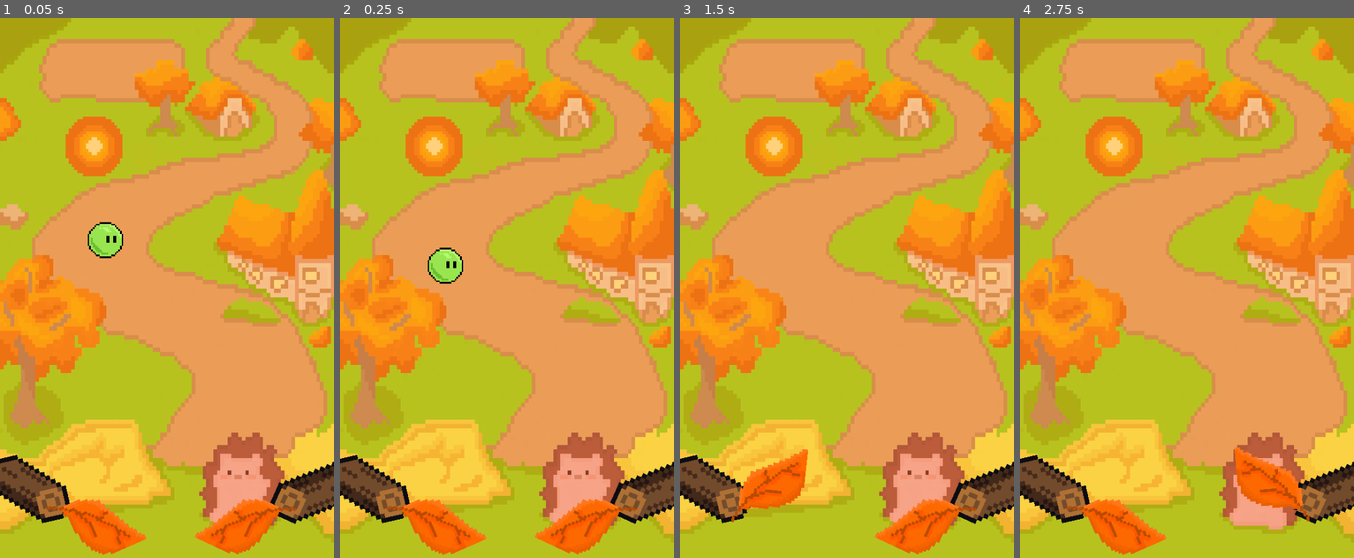
Above: before the commit, frames 1-4 (left to right).
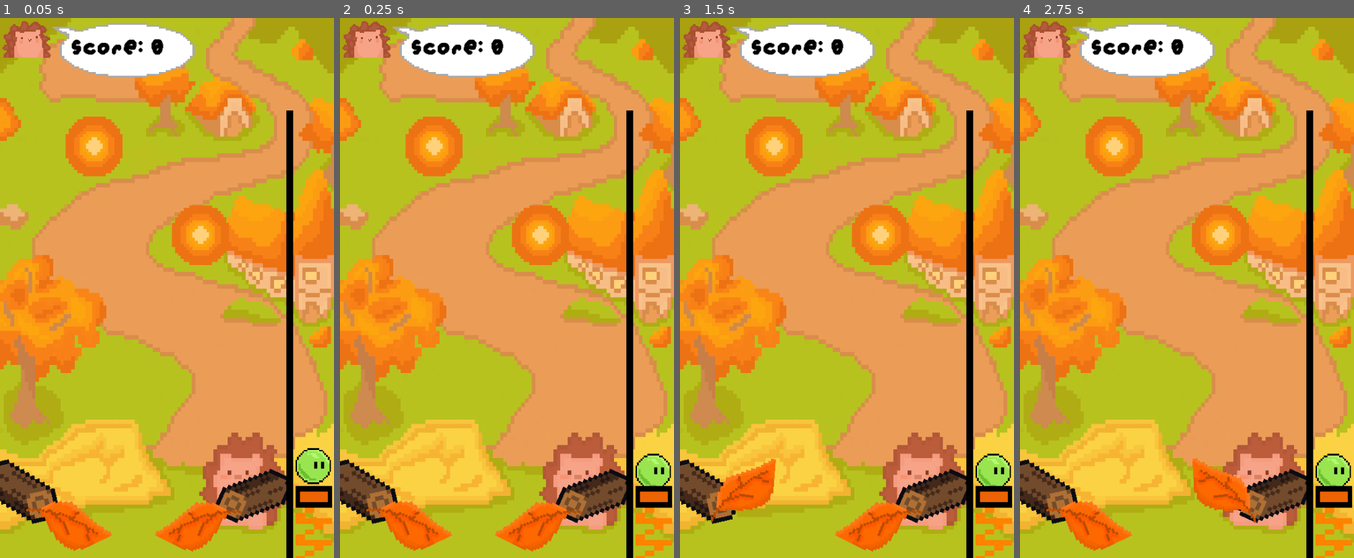
Above: after the commit, the same moments.

Repository: ILikeSloths24/HAVEN-GAME-JAM
Game: Godot game, scene res://SCENES/game.tscn
The game is run twice, just before and just after one commit, with the same random seed, the same clock (stepped at 60 frames per second) and the same inputs.
Inputs:
- Up to frame 1 (0.05 s): no input
- Up to frame 2 (0.25 s): no input
- Up to frame 3 (1.5 s): hold E (Right flipper) 0.53-1.28 s; tap W (launch, bound only after the commit) at 0.6, 1.35 s; hold Q (Left flipper) from 1.28 s (still down)
- Up to frame 4 (2.75 s): tap Enter at 2 s; release Q (Left flipper) at 2.03 s; hold E (Right flipper) from 2.03 s (still down); tap W (launch, bound only after the commit) at 2.1 s

The runs differ from the first frame. In frame 1, 16% of the frame differs, in the area x 0-100%, y 0-100%; in frame 2, 16%; in frame 3, 15%; in frame 4, 15%.

Commit message:
added daven score counter, shooter

Diff:
--- a/pin-bounce/SCENES/bumper.gd
+++ b/pin-bounce/SCENES/bumper.gd
@@ -1,14 +1,13 @@
 extends StaticBody2D
 
 @export var bounce_force := 600.0
+@export var points := 10
 
 func _on_hit_zone_body_entered(body: Node2D) -> void:
 	if body is RigidBody2D:
-		# Calculate direction pointing outward from the bumper to the ball
 		var push_direction := (body.global_position - global_position).normalized()
+		body.linear_velocity = Vector2.ZERO
+		body.apply_central_impulse(push_direction * bounce_force)
 
-		# Reset current velocity slightly so the bounce feels snappy and consistent
-		body.linear_velocity = Vector2.ZERO
-
-		# Launch the ball outward
-		body.apply_central_impulse(push_direction * bounce_force)
+		# Add points via the root Node2D
+		get_tree().current_scene.add_points(points)
--- /dev/null
+++ b/pin-bounce/SCENES/game.gd
@@ -0,0 +1,8 @@
+extends Node2D
+
+var score := 0
+@onready var score_label: Label = $CanvasLayer/ScoreLabel
+
+func add_points(amount: int) -> void:
+	score += amount
+	score_label.text = "Score: " + str(score)
--- a/pin-bounce/SCENES/game.tscn
+++ b/pin-bounce/SCENES/game.tscn
@@ -1,5 +1,6 @@
 [gd_scene format=3 uid="uid://cw0pdokp848m4"]
 
+[ext_resource type="Script" uid="uid://3euyonfm24n1" path="res://SCENES/game.gd" id="1_fv040"]
 [ext_resource type="Texture2D" uid="uid://b1q3sme4xomf6" path="res://ART/Pinball W background _).png" id="1_ltfqq"]
 [ext_resource type="Texture2D" uid="uid://bmmsrwopws8r5" path="res://ART/logggg.png" id="2_5j11q"]
 [ext_resource type="Script" uid="uid://i1gpkv6ddi8t" path="res://SCRIPTS/flipper.gd" id="3_5j11q"]
@@ -9,6 +10,12 @@
 [ext_resource type="Texture2D" uid="uid://cpb8lv2i6hsb0" path="res://ART/New Piskel.png" id="7_5j11q"]
 [ext_resource type="Texture2D" uid="uid://bk2u3vjwfev55" path="res://ART/Sprite-0004.png" id="7_ggca4"]
 [ext_resource type="Script" uid="uid://be55s6yy3d5vx" path="res://SCENES/bumper.gd" id="8_63oq4"]
+[ext_resource type="FontFile" uid="uid://kkvbts3uf0gg" path="res://ART/augiepixel.ttf" id="10_f8h2c"]
+[ext_resource type="Texture2D" uid="uid://53wg17d5caeq" path="res://ART/DAVEN!.png" id="11_rbqhu"]
+[ext_resource type="Texture2D" uid="uid://3sco0e6437ql" path="res://ART/speech bubble.png" id="12_gihg8"]
+[ext_resource type="Script" uid="uid://cgrix87r3kpc6" path="res://SCENES/shooter.gd" id="12_qmtrq"]
+[ext_resource type="Texture2D" uid="uid://dkwm2p66qat38" path="res://ART/SHOOTER.png" id="13_qmtrq"]
+[ext_resource type="Texture2D" uid="uid://pavhwjwu5llq" path="res://ART/line.png" id="14_4no2h"]
 
 [sub_resource type="RectangleShape2D" id="RectangleShape2D_7jktm"]
 size = Vector2(50, 28)
@@ -57,7 +64,23 @@
 [sub_resource type="RectangleShape2D" id="RectangleShape2D_ltfqq"]
 size = Vector2(41, 920)
 
+[sub_resource type="RectangleShape2D" id="RectangleShape2D_s6nxh"]
+size = Vector2(149.48184, 46.025787)
+
+[sub_resource type="RectangleShape2D" id="RectangleShape2D_rbqhu"]
+size = Vector2(133, 81)
+
+[sub_resource type="RectangleShape2D" id="RectangleShape2D_gihg8"]
+size = Vector2(72.81105, 16.01671)
+
+[sub_resource type="RectangleShape2D" id="RectangleShape2D_2euu5"]
+size = Vector2(14.322622, 734.11475)
+
+[sub_resource type="RectangleShape2D" id="RectangleShape2D_qmtrq"]
+size = Vector2(164.26262, 14.205753)
+
 [node name="Node2D" type="Node2D" unique_id=979197503]
+script = ExtResource("1_fv040")
 
 [node name="TextureRect" type="TextureRect" parent="." unique_id=105843388]
 anchors_preset = 15
@@ -78,19 +101,20 @@
 scale = Vector2(0.94845325, 1.3277599)
 
 [node name="Sprite2D" type="Sprite2D" parent="." unique_id=250751333]
-position = Vector2(-245.21002, 363.9474)
+position = Vector2(-260, 368)
 rotation = -0.22555453
-scale = Vector2(3.6399994, 3.6399994)
+scale = Vector2(3.4347417, 3.4347417)
 texture = ExtResource("2_5j11q")
 
 [node name="Sprite2D2" type="Sprite2D" parent="." unique_id=1637295111]
-position = Vector2(214.79, 369.9474)
+position = Vector2(117, 375)
 rotation = 1.9915146
-scale = Vector2(3.6399994, 3.6399994)
+scale = Vector2(3.1799116, 3.1799116)
 texture = ExtResource("2_5j11q")
 
 [node name="Flipper" type="RigidBody2D" parent="." unique_id=1440842092]
-position = Vector2(-195.21002, 397.9474)
+position = Vector2(-231, 400)
+scale = Vector2(0.85376394, 0.90921205)
 freeze = true
 freeze_mode = 1
 script = ExtResource("3_5j11q")
@@ -107,7 +131,8 @@
 texture = ExtResource("4_63oq4")
 
 [node name="Flipper2" type="RigidBody2D" parent="." unique_id=2013578115]
-position = Vector2(162.78998, 396.9474)
+position = Vector2(78.21002, 401.0526)
+scale = Vector2(0.85376394, 0.90921205)
 freeze = true
 freeze_mode = 1
 script = ExtResource("5_f8h2c")
@@ -124,7 +149,7 @@
 texture = ExtResource("6_fv040")
 
 [node name="Ball" type="RigidBody2D" parent="." unique_id=2008901649]
-position = Vector2(-122, -39)
+position = Vector2(214, 325)
 physics_material_override = SubResource("PhysicsMaterial_5j11q")
 gravity_scale = 1.5
 lock_rotation = true
@@ -158,6 +183,49 @@
 position = Vector2(3.9183729, 1.8701298)
 shape = SubResource("CircleShape2D_f8h2c")
 
+[node name="Bumper2" type="StaticBody2D" parent="." unique_id=517555692]
+position = Vector2(13.000004, -55)
+scale = Vector2(4.5937514, 4.8125)
+script = ExtResource("8_63oq4")
+
+[node name="CollisionShape2D" type="CollisionShape2D" parent="Bumper2" unique_id=278832726]
+position = Vector2(3.9183729, 1.8701298)
+shape = SubResource("CircleShape2D_ggca4")
+
+[node name="AnimatedSprite2D" type="AnimatedSprite2D" parent="Bumper2" unique_id=2138245415]
+sprite_frames = SubResource("SpriteFrames_3mqob")
+frame = 1
+frame_progress = 0.06812516
+
+[node name="HitZone" type="Area2D" parent="Bumper2" unique_id=14129082]
+
+[node name="CollisionShape2D" type="CollisionShape2D" parent="Bumper2/HitZone" unique_id=204334034]
+position = Vector2(3.9183729, 1.8701298)
+shape = SubResource("CircleShape2D_f8h2c")
+
+[node name="CanvasLayer" type="CanvasLayer" parent="." unique_id=1502741029]
+
+[node name="Sprite2D" type="Sprite2D" parent="CanvasLayer" unique_id=1968121470]
+position = Vector2(44, 29.999998)
+scale = Vector2(1.7441342, 1.7441342)
+texture = ExtResource("11_rbqhu")
+
+[node name="Sprite2D2" type="Sprite2D" parent="CanvasLayer" unique_id=778920732]
+position = Vector2(198, 43)
+scale = Vector2(3.906914, 2.936625)
+texture = ExtResource("12_gihg8")
+flip_v = true
+
+[node name="ScoreLabel" type="Label" parent="CanvasLayer" unique_id=757522189]
+offset_left = 116.0
+offset_top = 27.0
+offset_right = 268.0
+offset_bottom = 73.0
+theme_override_colors/font_color = Color(0, 0, 0, 1)
+theme_override_fonts/font = ExtResource("10_f8h2c")
+theme_override_font_sizes/font_size = 47
+text = "Score: 0"
+
 [node name="StaticBody2D" type="StaticBody2D" parent="." unique_id=1699044917]
 
 [node name="CollisionShape2D" type="CollisionShape2D" parent="StaticBody2D" unique_id=625357927]
@@ -178,9 +246,47 @@
 rotation = -1.0859029
 shape = SubResource("RectangleShape2D_ltfqq")
 
-[node name="CollisionShape2D5" type="CollisionShape2D" parent="StaticBody2D" unique_id=1027061042]
-position = Vector2(595.99994, 203.99997)
-rotation = -1.9607728
-shape = SubResource("RectangleShape2D_ltfqq")
+[node name="CollisionShape2D5" type="CollisionShape2D" parent="StaticBody2D" unique_id=1719862569]
+position = Vector2(106.863556, 375.23938)
+rotation = -0.3401245
+shape = SubResource("RectangleShape2D_s6nxh")
+
+[node name="CollisionShape2D6" type="CollisionShape2D" parent="StaticBody2D" unique_id=1254668660]
+position = Vector2(227, -406.00003)
+rotation = 0.7837351
+shape = SubResource("RectangleShape2D_rbqhu")
+
+[node name="Shooter" type="AnimatableBody2D" parent="." unique_id=707108275]
+position = Vector2(223, -100)
+scale = Vector2(0.7680159, 0.99848187)
+script = ExtResource("12_qmtrq")
+
+[node name="Sprite2D" type="Sprite2D" parent="Shooter" unique_id=634923324]
+position = Vector2(18.228779, 337.5124)
+scale = Vector2(9.684045, 8.723335)
+texture = ExtResource("13_qmtrq")
+
+[node name="CollisionShape2D" type="CollisionShape2D" parent="Shooter" unique_id=1228239177]
+position = Vector2(-10.416452, 470.71466)
+scale = Vector2(1, 0.9999996)
+shape = SubResource("RectangleShape2D_gihg8")
+
+[node name="CollisionShape2D2" type="CollisionShape2D" parent="Shooter" unique_id=708528757]
+position = Vector2(-61.84767, 221.8367)
+scale = Vector2(1, 0.99999946)
+shape = SubResource("RectangleShape2D_2euu5")
+
+[node name="CollisionShape2D3" type="CollisionShape2D" parent="Shooter" unique_id=1510109319]
+position = Vector2(-60.399063, -226.35101)
+rotation = -1.559832
+scale = Vector2(0.9999997, 0.99999964)
+shape = SubResource("RectangleShape2D_qmtrq")
+one_way_collision = true
+
+[node name="Sprite2D3" type="Sprite2D" parent="." unique_id=1420555455]
+position = Vector2(181, 204)
+scale = Vector2(-5.289566, 29.998236)
+texture = ExtResource("14_4no2h")
 
 [connection signal="body_entered" from="Bumper/HitZone" to="Bumper" method="_on_hit_zone_body_entered"]
+[connection signal="body_entered" from="Bumper2/HitZone" to="Bumper2" method="_on_hit_zone_body_entered"]
--- /dev/null
+++ b/pin-bounce/SCENES/shooter.gd
@@ -0,0 +1,20 @@
+extends AnimatableBody2D
+
+@export var max_pull_distance := 80.0
+@export var pull_speed := 100.0
+@export var launch_speed := 1500.0
+@export var launch_action := "launch"
+
+var start_y := 0.0
+var current_pull := 0.0
+
+func _ready() -> void:
+	start_y = position.y
+
+func _physics_process(delta: float) -> void:
+	if Input.is_action_pressed(launch_action):
+		current_pull = move_toward(current_pull, max_pull_distance, pull_speed * delta)
+	else:
+		current_pull = move_toward(current_pull, 0.0, launch_speed * delta)
+
+	position.y = start_y + current_pull
--- a/pin-bounce/project.godot
+++ b/pin-bounce/project.godot
@@ -32,6 +32,11 @@
 "events": [Object(InputEventKey,"resource_local_to_scene":false,"resource_name":"","device":-1,"window_id":0,"alt_press …(192 unchanged characters)…
 ]
 }
+launch={
+"deadzone": 0.2,
+"events": [Object(InputEventKey,"resource_local_to_scene":false,"resource_name":"","device":-1,"window_id":0,"alt_pressed":false,"shift_pressed":false,"ctrl_pressed":false,"meta_pressed":false,"pressed":false,"keycode":0,"physical_keycode":87,"key_label":0,"unicode":119,"location":0,"echo":false,"script":null)
+]
+}
 
 [physics]
 
Binary file added: pin-bounce/ART/DAVEN!.png
Not shown, added: pin-bounce/ART/DAVEN!.png.import
Binary file added: pin-bounce/ART/SHOOTER.png
Not shown, added: pin-bounce/ART/SHOOTER.png.import
Binary file added: pin-bounce/ART/augiepixel.ttf
Not shown, added: pin-bounce/ART/augiepixel.ttf.import
Binary file added: pin-bounce/ART/line.png
Not shown, added: pin-bounce/ART/line.png.import
Binary file added: pin-bounce/ART/speech bubble.png
Not shown, added: pin-bounce/ART/speech bubble.png.import
Not shown, added: pin-bounce/SCENES/game.gd.uid
Not shown, added: pin-bounce/SCENES/shooter.gd.uid
